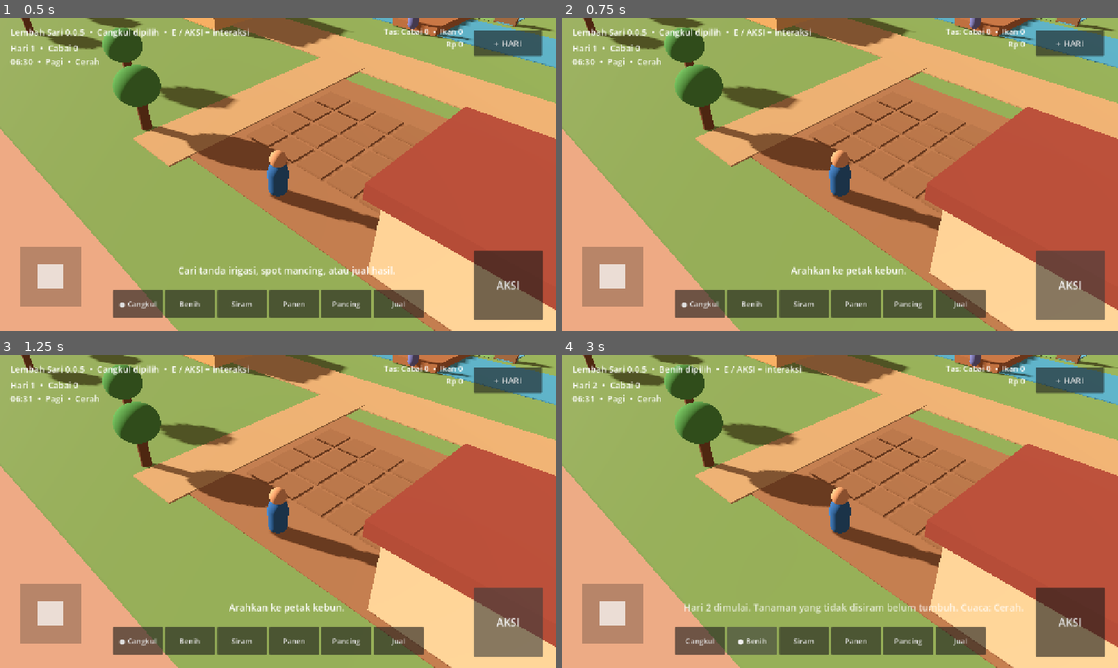
Above: before the commit, frames 1-4 (two rows, left to right).
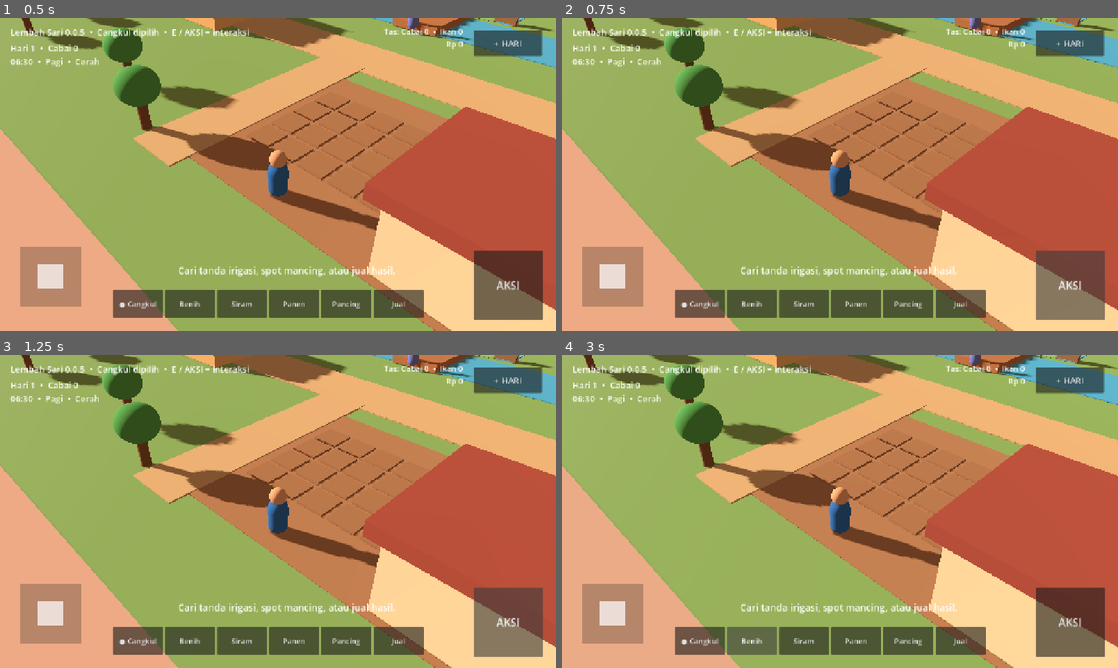
Above: after the commit, the same moments.

Repository: eneft/Lembah-sari
Game: Godot game, scene res://scenes/Main.tscn
Two runs of this game, one before a commit and one after it. Both use one fixed random seed, a clock stepped at 60 frames per second and the inputs below.
Inputs:
- Up to frame 1 (0.5 s): no input
- Up to frame 2 (0.75 s): click "AKSI" at 0.5 s
- Up to frame 3 (1.25 s): no input
- Up to frame 4 (3 s): click "+ HARI" at 1.25 s; click "● Cangkul" at 2 s; click "Benih" at 2.75 s

Frame 1 is identical in both runs. In frame 2, 0.5% of the frame differs, in the area x 32-71%, y 79-83%; in frame 3, 0.5%; in frame 4, 1.8%, in the area x 5-100%, y 0-100%.
Error after the commit: Invalid assignment of property or key 'visible' with value of type 'bool' on a base object of type 'null instance'. (res://scripts/mobile_controls.gd:42)

Commit message:
feat: add stamina HUD and sleep day transition

Diff:
--- a/scripts/mobile_controls.gd
+++ b/scripts/mobile_controls.gd
@@ -4,6 +4,7 @@
 var farm_manager: Node = null
 var time_manager: Node = null
 var inventory_manager: Node = null
+var stats_manager: Node = null
 
 @onready var action_button: Button = $Root/ActionButton
 @onready var hoe_button: Button = $Root/HoeButton
@@ -15,12 +16,16 @@
 @onready var day_button: Button = $Root/DayButton
 @onready var status_label: Label = $Root/Status
 @onready var inventory_label: Label = $Root/Inventory
+@onready var stamina_bar: ProgressBar = $Root/StaminaBar
+@onready var stamina_label: Label = $Root/StaminaLabel
 @onready var feedback_label: Label = $Root/Feedback
 @onready var hint_label: Label = $Root/Hint
 @onready var dialogue_panel: Panel = $Root/DialoguePanel
 @onready var dialogue_name: Label = $Root/DialoguePanel/Speaker
 @onready var dialogue_text: Label = $Root/DialoguePanel/Text
 @onready var dialogue_close: Button = $Root/DialoguePanel/CloseButton
+@onready var day_transition: ColorRect = $Root/DayTransition
+@onready var day_transition_text: Label = $Root/DayTransition/Text
 
 func _ready() -> void:
 	add_to_group("mobile_controls")
@@ -34,6 +39,7 @@
 	day_button.pressed.connect(_on_next_day_pressed)
 	dialogue_close.pressed.connect(_close_dialogue)
 	dialogue_panel.visible = false
+	day_transition.visible = false
 	call_deferred("_bind_game")
 
 func _unhandled_input(event: InputEvent) -> void:
@@ -51,6 +57,8 @@
 			player.connect("farming_feedback", Callable(self, "_on_feedback"))
 		if player.has_signal("dialogue_requested"):
 			player.connect("dialogue_requested", Callable(self, "_on_dialogue_requested"))
+		if player.has_signal("day_transition_requested"):
+			player.connect("day_transition_requested", Callable(self, "_on_day_transition_requested"))
 
 	var managers: Array[Node] = get_tree().get_nodes_in_group("farm_manager")
 	if not managers.is_empty():
@@ -74,11 +82,20 @@
 		if inventory_manager.has_signal("inventory_changed"):
 			inventory_manager.connect("inventory_changed", Callable(self, "_refresh_inventory"))
 
+	var stats_nodes: Array[Node] = get_tree().get_nodes_in_group("player_stats")
+	if not stats_nodes.is_empty():
+		stats_manager = stats_nodes[0]
+		if stats_manager.has_signal("stamina_changed"):
+			stats_manager.connect("stamina_changed", Callable(self, "_on_stamina_changed"))
+
 	_on_tool_changed("hoe")
 	_refresh_status()
 	_refresh_inventory()
+	_refresh_stamina()
 
 func _on_action_pressed() -> void:
+	if day_transition.visible:
+		return
 	if dialogue_panel.visible:
 		_close_dialogue()
 		return
@@ -87,13 +104,13 @@
 	Input.action_release("interact")
 
 func _select_tool(tool: String) -> void:
-	if dialogue_panel.visible:
+	if dialogue_panel.visible or day_transition.visible:
 		return
 	if player != null and player.has_method("set_tool"):
 		player.call("set_tool", tool)
 
 func _on_next_day_pressed() -> void:
-	if dialogue_panel.visible:
+	if dialogue_panel.visible or day_transition.visible:
 		return
 	if time_manager != null and time_manager.has_method("skip_to_next_day"):
 		var day_value: Variant = time_manager.call("skip_to_next_day")
@@ -101,6 +118,7 @@
 			var result: Dictionary = day_value as Dictionary
 			_on_feedback(str(result.get("message", "Hari berikutnya dimulai.")))
 		_refresh_status()
+		_refresh_stamina()
 		return
 	if farm_manager != null and farm_manager.has_method("next_day"):
 		var fallback_value: Variant = farm_manager.call("next_day")
@@ -108,6 +126,7 @@
 			var fallback: Dictionary = fallback_value as Dictionary
 			_on_feedback(str(fallback.get("message", "Hari berikutnya dimulai.")))
 		_refresh_status()
+		_refresh_stamina()
 		return
 	_on_feedback("Sistem waktu belum siap.")
 
@@ -133,7 +152,7 @@
 		"hand": hand_button.text = "● Panen"
 		"rod": rod_button.text = "● Pancing"
 		"sell": sell_button.text = "● Jual"
-	hint_label.text = "Lembah Sari 0.0.5  •  %s dipilih  •  E / AKSI = interaksi" % str(labels.get(tool, tool))
+	hint_label.text = "Lembah Sari 0.0.6  •  %s dipilih  •  E / AKSI = interaksi" % str(labels.get(tool, tool))
 
 func _on_dialogue_requested(speaker: String, text: String) -> void:
 	dialogue_name.text = speaker
@@ -150,19 +169,41 @@
 	if player != null and player.has_method("set_input_locked"):
 		player.call("set_input_locked", false)
 
+func _on_day_transition_requested(summary: String) -> void:
+	if player != null and player.has_method("set_input_locked"):
+		player.call("set_input_locked", true)
+	day_transition_text.text = "Hari Baru\n\n%s" % summary
+	day_transition.modulate.a = 0.0
+	day_transition.visible = true
+	var tween: Tween = create_tween()
+	tween.tween_property(day_transition, "modulate:a", 1.0, 0.35)
+	tween.tween_interval(1.1)
+	tween.tween_property(day_transition, "modulate:a", 0.0, 0.6)
+	await tween.finished
+	day_transition.visible = false
+	if player != null and player.has_method("set_input_locked"):
+		player.call("set_input_locked", false)
+	_refresh_status()
+	_refresh_inventory()
+	_refresh_stamina()
+
 func _on_weather_changed(weather_value: String) -> void:
 	if weather_value == "rain":
 		_on_feedback("Hujan turun. Tanaman yang sudah ditanam akan tersiram.")
 
 func _on_day_changed(_day: int) -> void:
 	_refresh_status()
+	_refresh_stamina()
 
 func _on_harvest_changed(_total: int) -> void:
 	_refresh_status()
 	_refresh_inventory()
 
+func _on_stamina_changed(_current: float, _maximum: float) -> void:
+	_refresh_stamina()
+
 func _on_feedback(text: String) -> void:
-	if dialogue_panel.visible:
+	if dialogue_panel.visible or day_transition.visible:
 		return
 	feedback_label.text = text
 	feedback_label.modulate.a = 1.0
@@ -184,3 +225,15 @@
 		inventory_label.text = str(inventory_manager.call("get_inventory_text"))
 	else:
 		inventory_label.text = "Tas: Cabai 0  •  Ikan 0\nRp 0"
+
+func _refresh_stamina() -> void:
+	var current: float = 100.0
+	var maximum: float = 100.0
+	if stats_manager != null:
+		if stats_manager.has_method("get_stamina"):
+			current = float(stats_manager.call("get_stamina"))
+		if stats_manager.has_method("get_max_stamina"):
+			maximum = float(stats_manager.call("get_max_stamina"))
+	stamina_bar.max_value = maximum
+	stamina_bar.value = current
+	stamina_label.text = "Stamina %d/%d" % [int(round(current)), int(round(maximum))]
